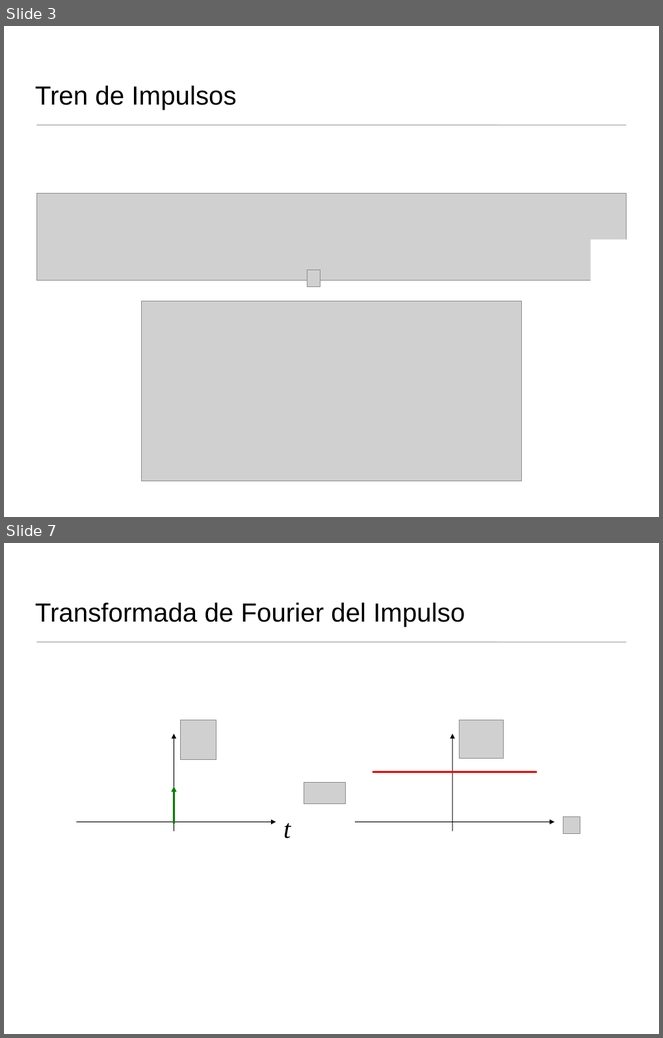
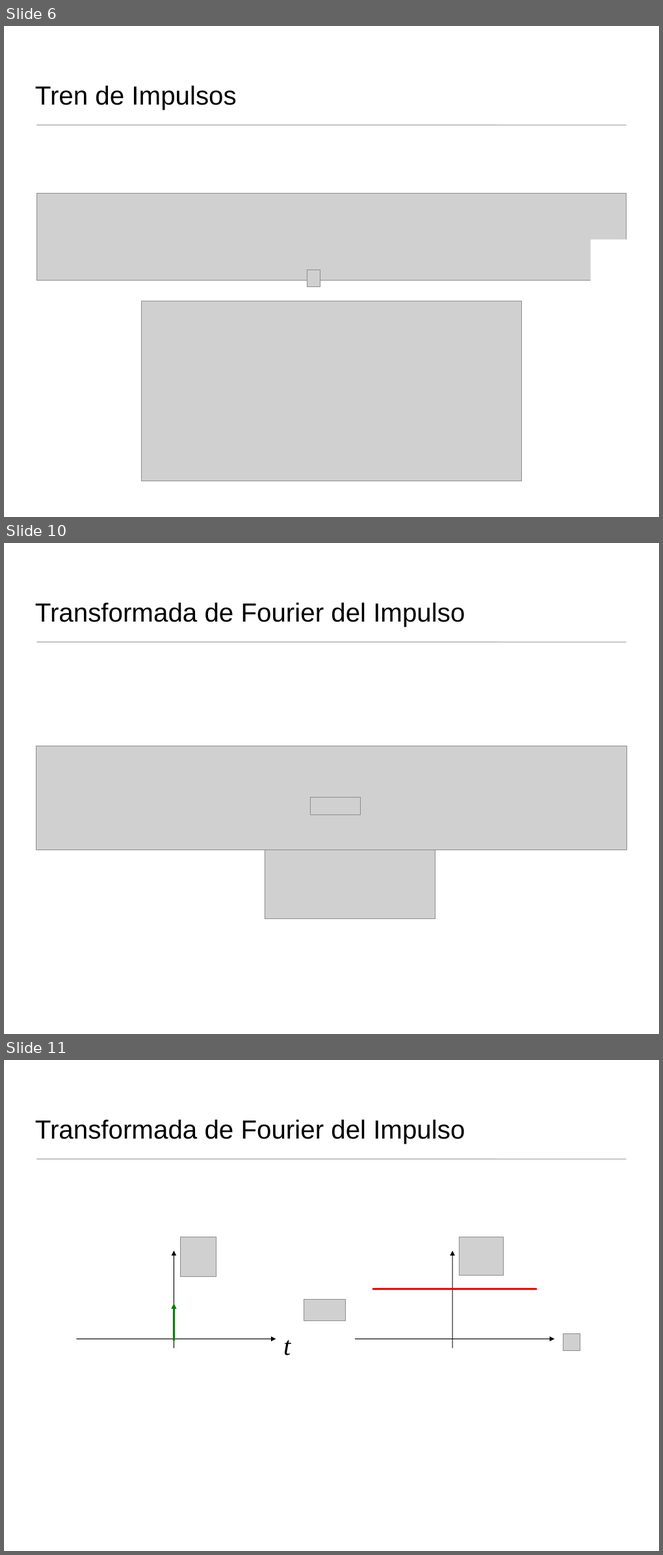
Before and after one commit to domingomery/imagenes, a slide deck: clases/Cap04_Sistemas_Lineales/presentations/IMG04_Fourier1D_Teoria.pptx. Shown one above the other, each under a label of ours: slides 3 and 7 before the commit, slides 6, 10 and 11 after it; the slides between them are not shown. The pictures are 663x1038 and 663x1555 pixels, drawn with LibreOffice and Linux fonts; fonts in the diff are those of the drawing; grey boxes stand for pictures. Boxes give left, top, right and bottom in pixels: in the first picture for what was removed or moved away, otherwise in the second. Text is boxed around its words. In the diff, an @@ line names an element or a change of style, - is before the commit and + after.

```diff
--- a/clases/Cap04_Sistemas_Lineales/presentations/IMG04_Fourier1D_Teoria.pptx
+++ b/clases/Cap04_Sistemas_Lineales/presentations/IMG04_Fourier1D_Teoria.pptx
@@ slide 10 added at (x1=4, y1=543, x2=659, y2=1034), background #FFFFFF @@
@@ title added at (x1=35, y1=602, x2=465, y2=627), 32 pt, text #000000 @@
+Transformada de Fourier del Impulso
@@ line added from (37, 642) to (627, 642), #9A9A9A 0.75 pt @@
@@ picture added at (x1=36, y1=746, x2=627, y2=850) @@
@@ picture added at (x1=311, y1=798, x2=361, y2=815) @@
@@ picture added at (x1=265, y1=850, x2=435, y2=919) @@
@@ what was slide 3 is now slide 6 @@
@@ what was slide 7 is now slide 11 @@
```
Also in this commit, not shown: 10 slides changed, 3 other slides added, 1 other file.
